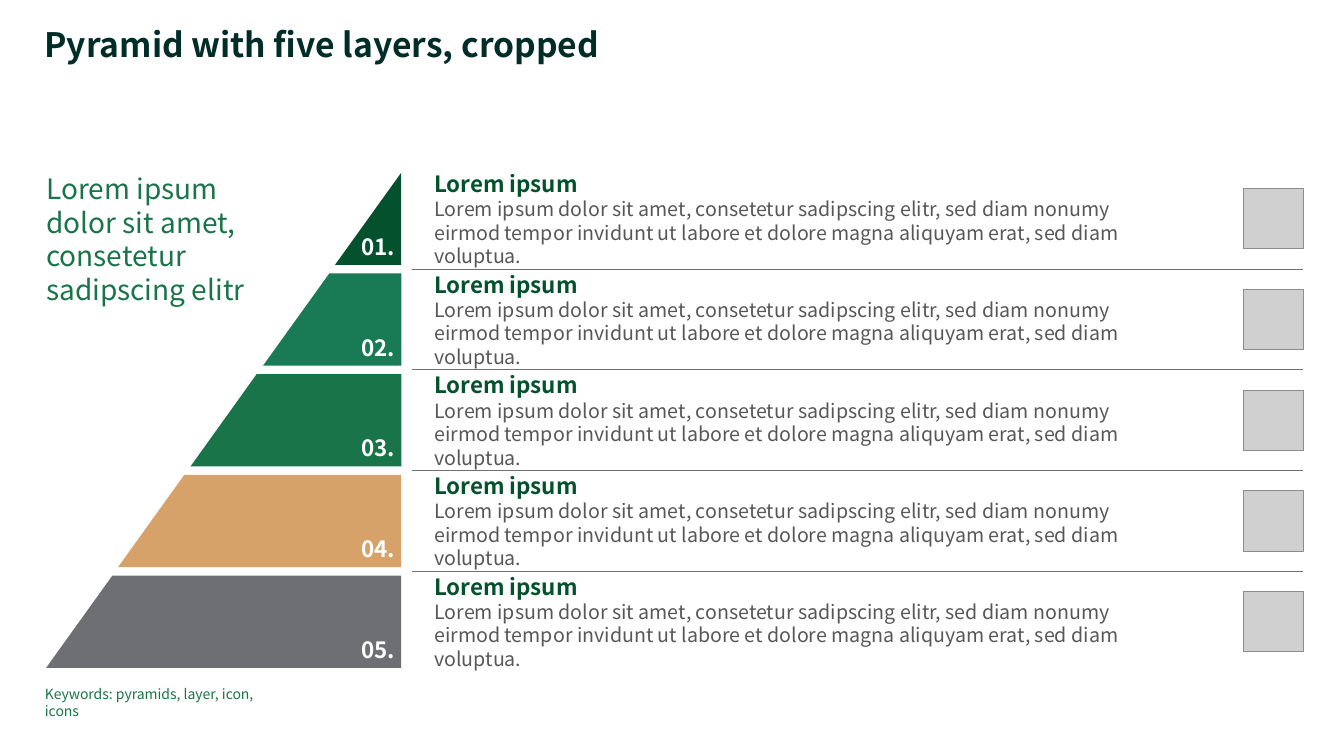
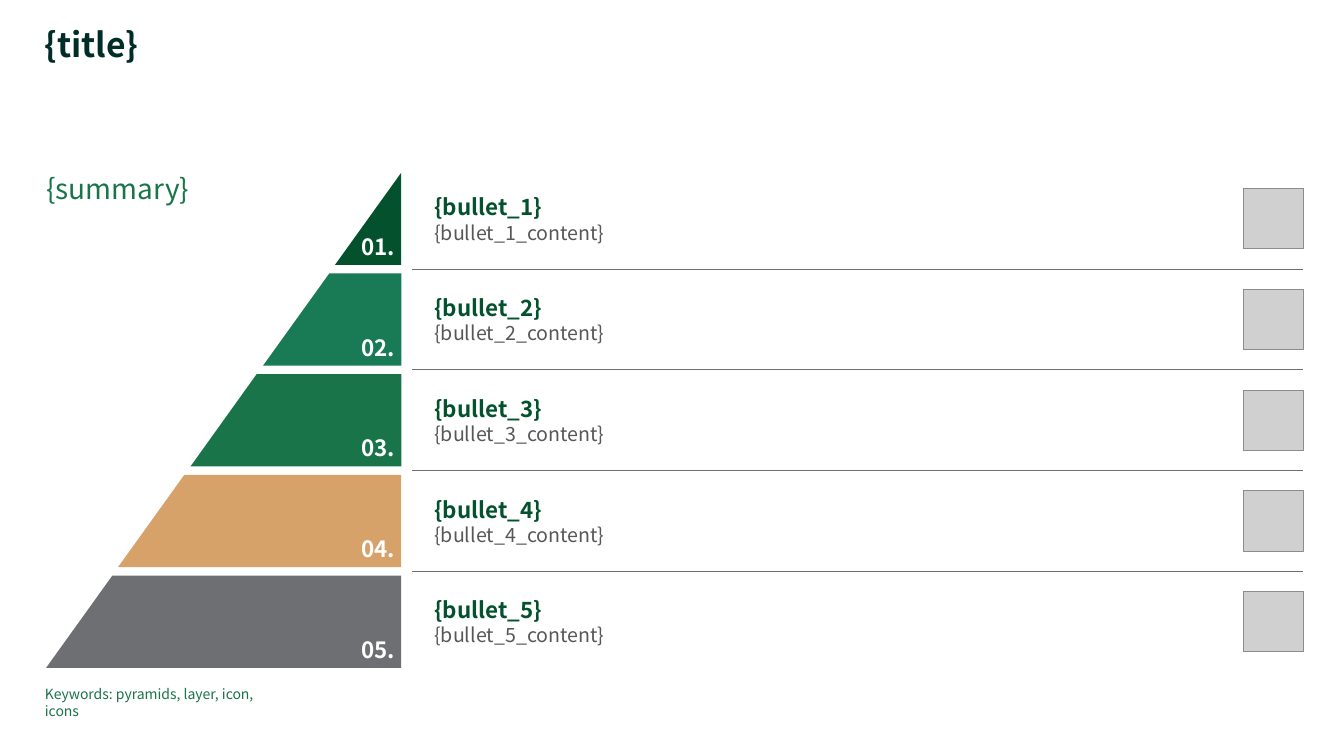
Before and after one commit to set718/PPT-Agent, a slide deck: slide 1 of templates/ppt_template/split_presentations_36.pptx. Drawn at 1344x756 pixels with LibreOffice and Linux fonts; fonts in the diff are those of the drawing; grey boxes stand for pictures. Boxes give left, top, right and bottom in pixels: in the first picture for what was removed or moved away, otherwise in the second. Text is boxed around its words. In the diff, an @@ line names an element or a change of style, - is before the commit and + after.

```diff
--- a/templates/ppt_template/split_presentations_36.pptx
+++ b/templates/ppt_template/split_presentations_36.pptx
@@ title at box(44, 29, 138, 63): text changed @@
-Pyramid with five layers, cropped
+{title}
@@ text at box(46, 176, 189, 206): text changed @@
-Lorem ipsum dolor sit amet, consetetur sadipscing elitr
+{summary}
@@ text at box(434, 197, 604, 244): text changed @@
-Lorem ipsum
-Lorem ipsum dolor sit amet, consetetur sadipscing elitr, sed diam nonumy eirmod tempor invidunt ut labore et dolore magna aliquyam erat, sed diam voluptua.
+{bullet_1}
+{bullet_1_content}
@@ text at box(434, 298, 604, 344): text changed @@
-Lorem ipsum
-Lorem ipsum dolor sit amet, consetetur sadipscing elitr, sed diam nonumy eirmod tempor invidunt ut labore et dolore magna aliquyam erat, sed diam voluptua.
+{bullet_2}
+{bullet_2_content}
@@ text at box(434, 399, 604, 445): text changed @@
-Lorem ipsum
-Lorem ipsum dolor sit amet, consetetur sadipscing elitr, sed diam nonumy eirmod tempor invidunt ut labore et dolore magna aliquyam erat, sed diam voluptua.
+{bullet_3}
+{bullet_3_content}
@@ text at box(434, 500, 604, 546): text changed @@
-Lorem ipsum
-Lorem ipsum dolor sit amet, consetetur sadipscing elitr, sed diam nonumy eirmod tempor invidunt ut labore et dolore magna aliquyam erat, sed diam voluptua.
+{bullet_4}
+{bullet_4_content}
@@ text at box(434, 600, 604, 646): text changed @@
-Lorem ipsum
-Lorem ipsum dolor sit amet, consetetur sadipscing elitr, sed diam nonumy eirmod tempor invidunt ut labore et dolore magna aliquyam erat, sed diam voluptua.
+{bullet_5}
+{bullet_5_content}
```
Also in this commit, not shown: 41 other files.
